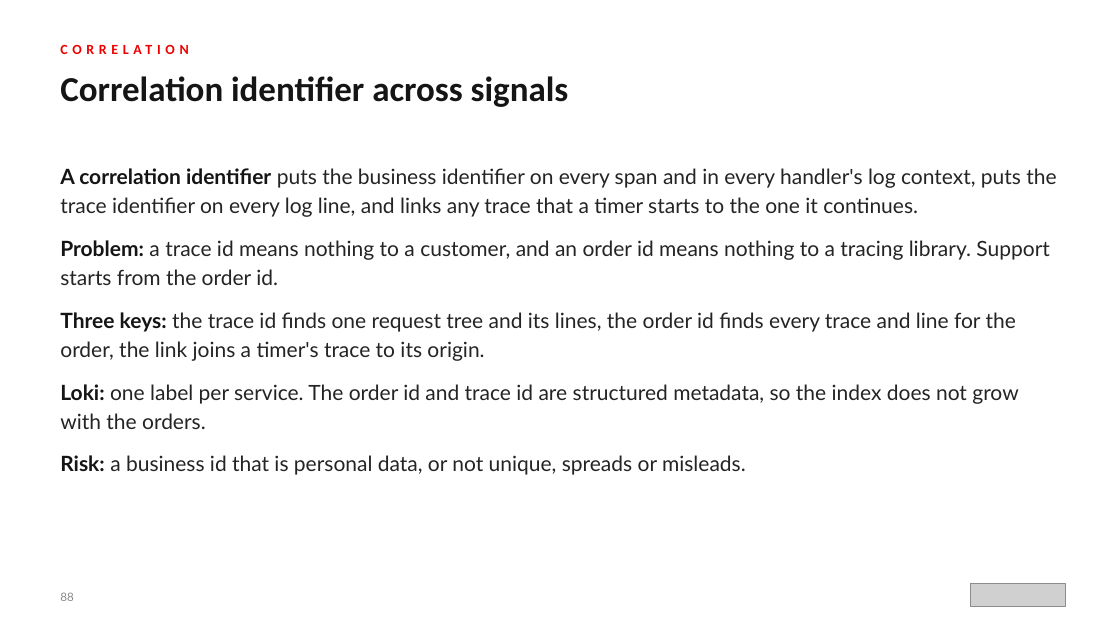
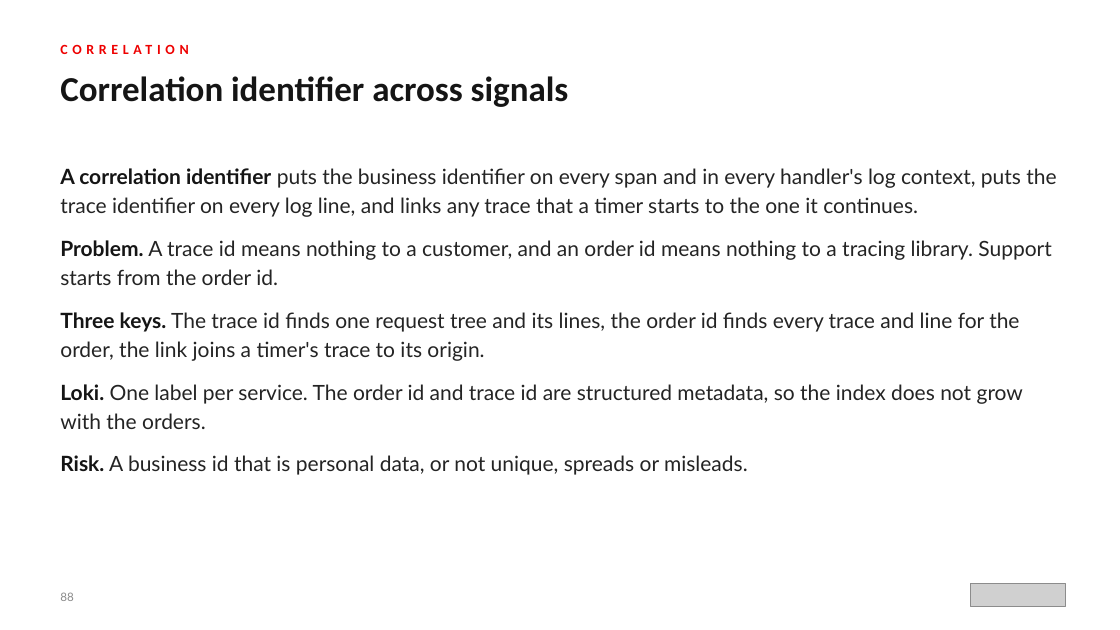
Before and after one commit to patterncatalyst/event-driven-patterns-with-quarkus-and-camel, a slide deck: slide 88 of lgtm-presentation/Event-Driven-Patterns-with-Quarkus-and-Camel.pptx. Drawn at 1120x630 pixels with LibreOffice and Linux fonts; fonts in the diff are those of the drawing; grey boxes stand for pictures. Boxes give left, top, right and bottom in pixels: in the first picture for what was removed or moved away, otherwise in the second. Text is boxed around its words. In the diff, an @@ line names an element or a change of style, - is before the commit and + after.

```diff
--- a/lgtm-presentation/Event-Driven-Patterns-with-Quarkus-and-Camel.pptx
+++ b/lgtm-presentation/Event-Driven-Patterns-with-Quarkus-and-Camel.pptx
@@ text at box(60, 240, 1051, 475): text changed @@
-● Problem: a trace id means nothing to a customer, and an order id means nothing to a tracing library. Support starts from the order id.
-● Three keys: the trace id finds one request tree and its lines, the order id finds every trace and line for the order, the link joins a timer's trace to its origin.
-● Loki: one label per service. The order id and trace id are structured metadata, so the index does not grow with the orders.
-● Risk: a business id that is personal data, or not unique, spreads or misleads.
+● Problem. A trace id means nothing to a customer, and an order id means nothing to a tracing library. Support starts from the order id.
+● Three keys. The trace id finds one request tree and its lines, the order id finds every trace and line for the order, the link joins a timer's trace to its origin.
+● Loki. One label per service. The order id and trace id are structured metadata, so the index does not grow with the orders.
+● Risk. A business id that is personal data, or not unique, spreads or misleads.
```
Also in this commit, not shown: 27 other slides changed, 22 other files.
